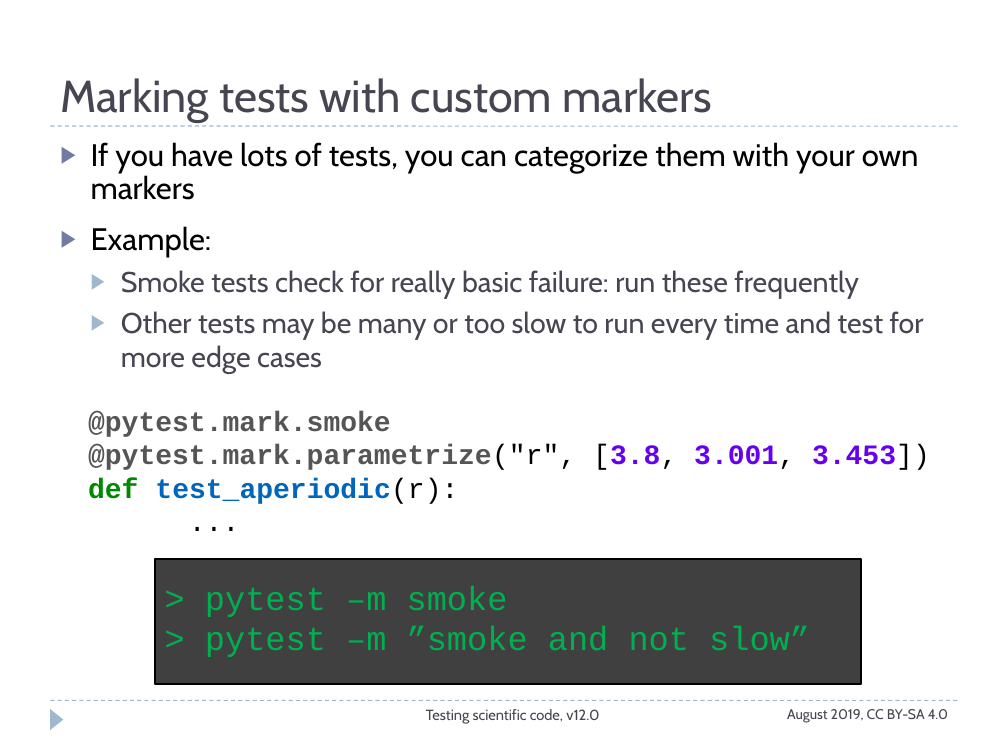
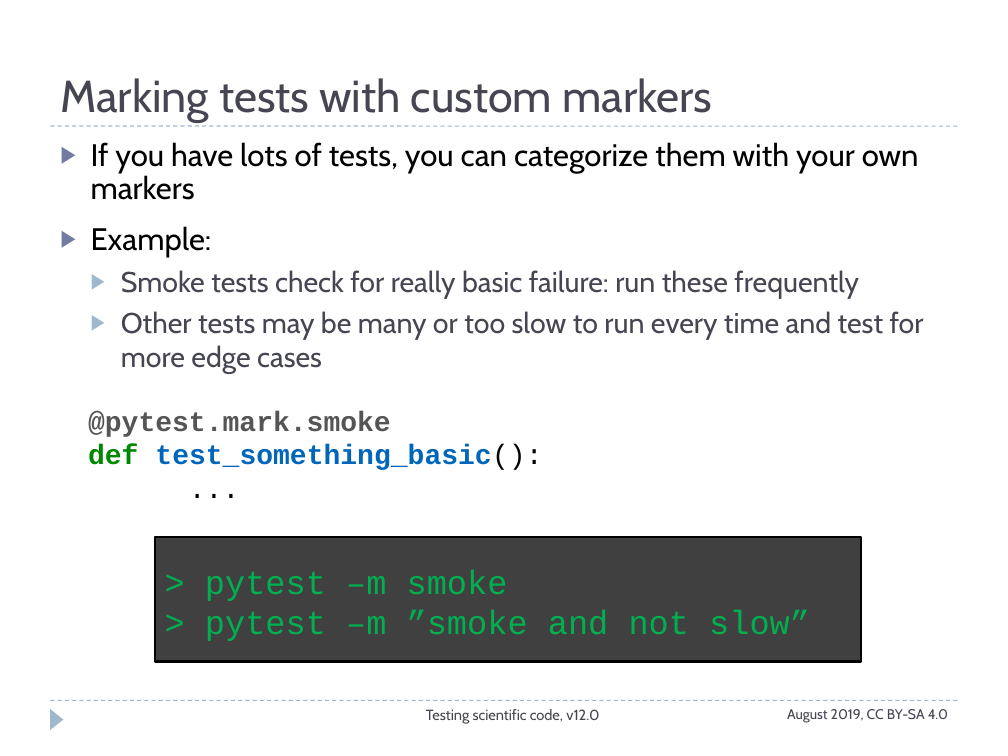
Before and after one commit to ASPP/testing_debugging_profiling, a slide deck: slide 18 of testing_part2.pptx (slide 26 before the commit). Drawn at 1008x756 pixels with LibreOffice and Linux fonts; fonts in the diff are those of the drawing. Boxes give left, top, right and bottom in pixels: in the first picture for what was removed or moved away, otherwise in the second. Text is boxed around its words. In the diff, an @@ line names an element or a change of style, - is before the commit and + after.

```diff
--- a/testing_part2.pptx
+++ b/testing_part2.pptx
@@ text at box(88, 444, 542, 470): text changed; text colour #555555 to #0066BB @@
-@pytest.mark.parametrize("r", [3.8, 3.001, 3.453])
-def test_aperiodic(r):
+def test_something_basic():
@@ rectangle: place and size @@
-rectangle at box(155, 559, 862, 684)
+rectangle at box(155, 536, 862, 661)
@@ text "> pytest –m smoke": place and size @@
-text "> pytest –m smoke" at box(205, 586, 810, 657)
+text "> pytest –m smoke" at box(205, 570, 810, 641)
```
Also in this commit, not shown: 14 other slides changed, 1 slide added, 3 slides removed, 11 other files.
